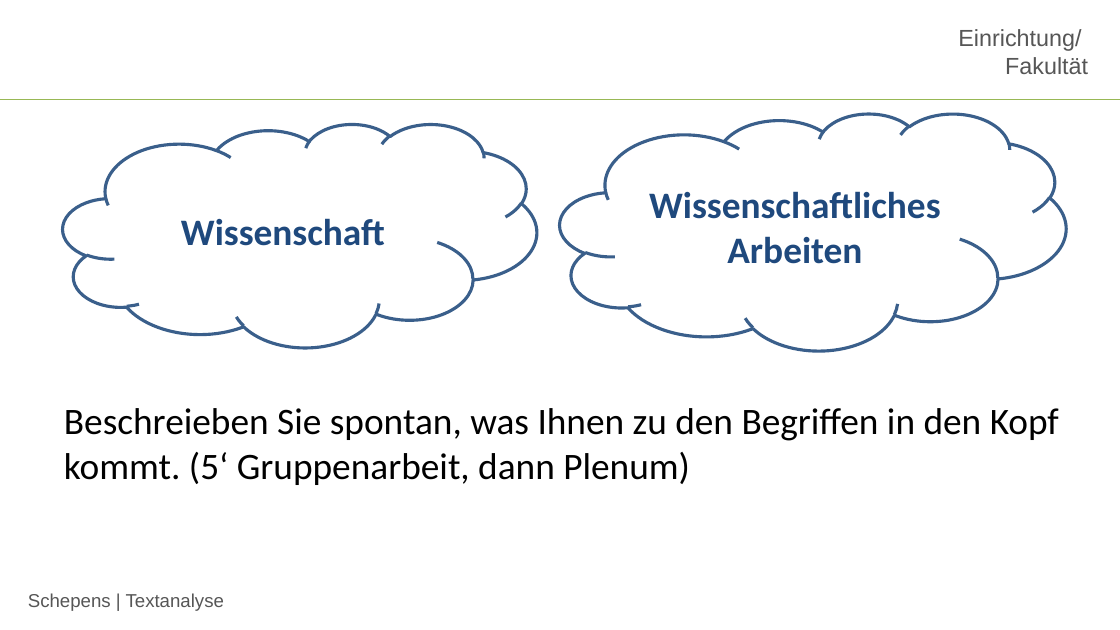
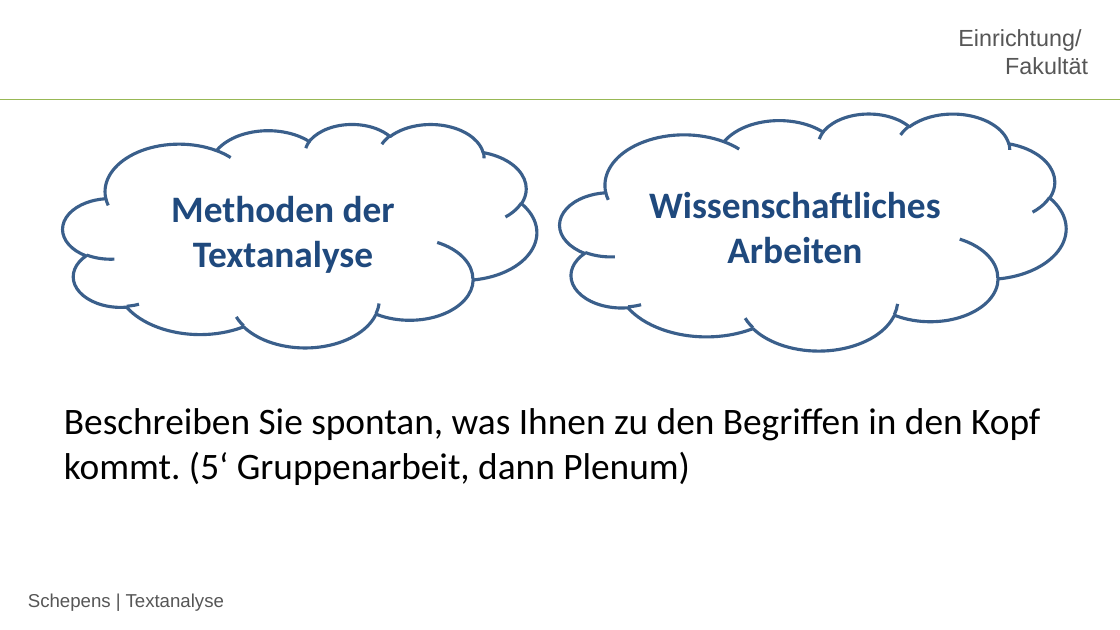
Before and after one commit to jobschepens/Textanalyse, a slide deck: slide 4 of folien/week1.pptx. Drawn at 1120x630 pixels with LibreOffice and Linux fonts; fonts in the diff are those of the drawing; background and template pictures are left out. Boxes give left, top, right and bottom in pixels: in the first picture for what was removed or moved away, otherwise in the second. Text is boxed around its words. In the diff, an @@ line names an element or a change of style, - is before the commit and + after.

```diff
--- a/folien/week1.pptx
+++ b/folien/week1.pptx
@@ text in cloud at (171,195,395,273): text changed @@
-Wissenschaft
+Methoden der Textanalyse
@@ text at (64,408,1040,485): text changed @@
-  Beschreieben Sie spontan, was Ihnen zu den Begriffen in den Kopf kommt. (5‘ Gruppenarbeit, dann Plenum)
+  Beschreiben Sie spontan, was Ihnen zu den Begriffen in den Kopf kommt. (5‘ Gruppenarbeit, dann Plenum)
```
Also in this commit, not shown: 4 other slides changed, 4 other files.
